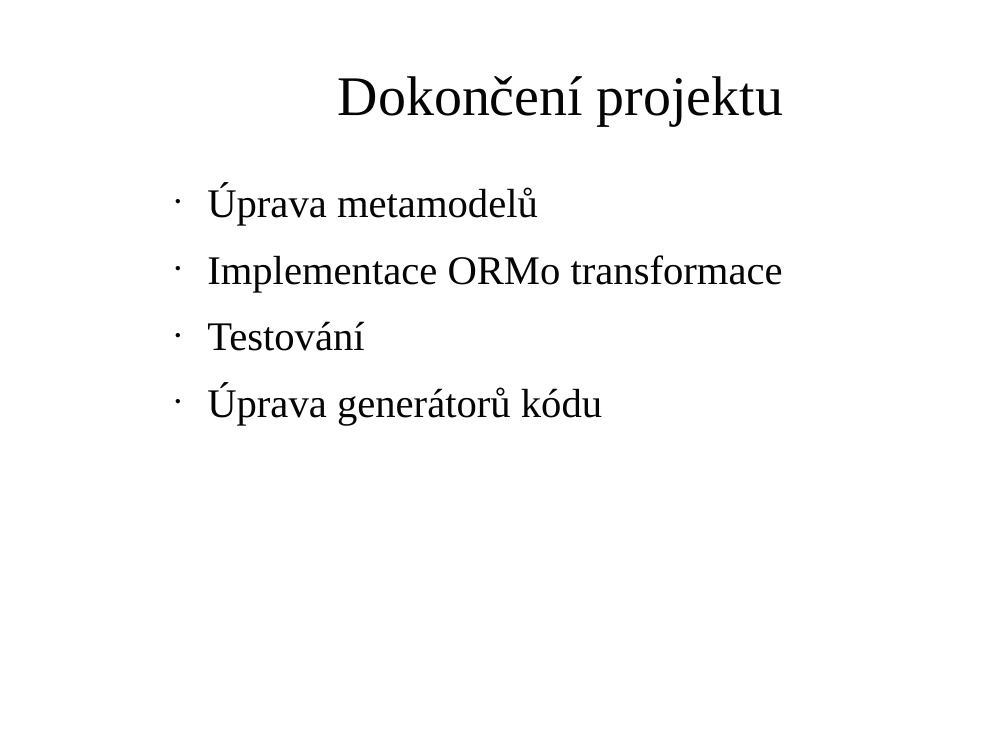
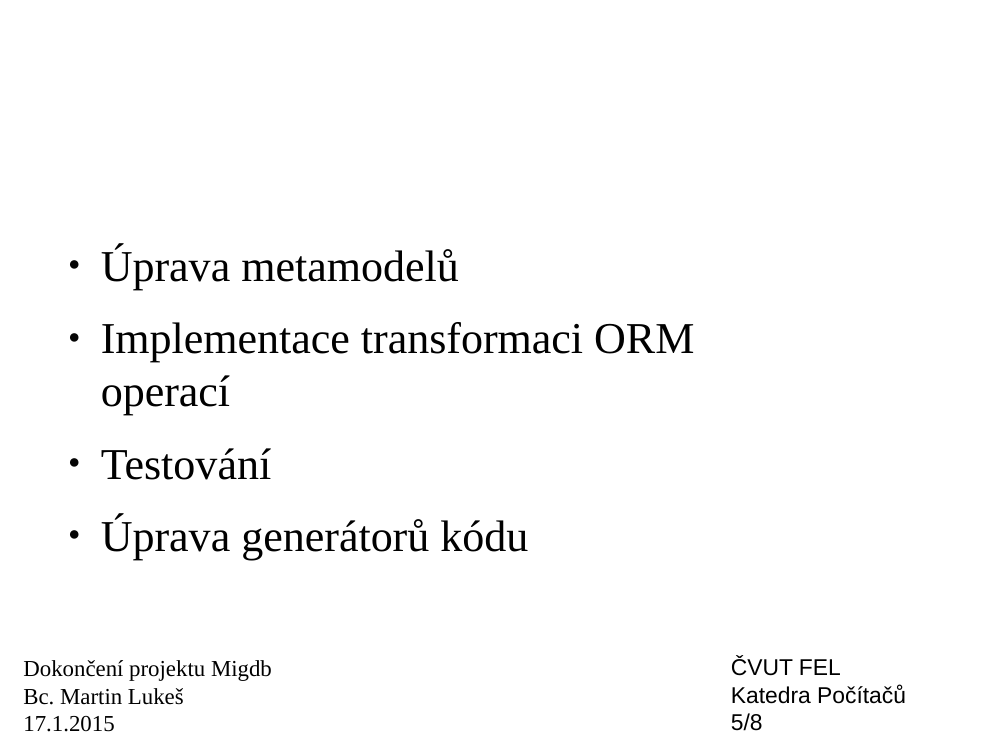
Before and after one commit to wox2/migrace_databaze, a slide deck: slide 5 of diplomka/prezentace.odp. Drawn at 1008x756 pixels with LibreOffice and Linux fonts; fonts in the diff are those of the drawing; background and template pictures are left out. Boxes give left, top, right and bottom in pixels: in the first picture for what was removed or moved away, otherwise in the second. Text is boxed around its words. In the diff, an @@ line names an element or a change of style, - is before the commit and + after.

```diff
--- a/diplomka/prezentace.odp
+++ b/diplomka/prezentace.odp
@@ text "Úprava metamodelů": place and size @@
-text "Úprava metamodelů" at [207, 185, 783, 425]
+text "Úprava metamodelů" at [101, 246, 694, 560]
@@ text at [101, 246, 528, 560]: size 32 to 34.7 pt, text colour #050505 to #000000 in "Úprava metamodelů", "Testování", "Úprava generátorů kódu"; more space between paragraphs @@
@@ text at [101, 322, 694, 416]: text changed; size 32 to 34.7 pt; text colour #050505 to #000000 @@
-● Implementace ORMo transformace
+● Implementace transformaci ORM operací
@@ text added at [731, 657, 906, 731], 18 pt, text #000000 @@
+ČVUT FEL
+Katedra Počítačů
+5/8
@@ text at [23, 660, 205, 681]: text changed; size 44 to 47.6 pt; text colour #050505 to #FFFFFF @@
-Dokončení projektu
+Dokončení projektu - úkoly
@@ text added at [23, 660, 272, 732], 18 pt, text #000000 @@
+Dokončení projektu Migdb
+Bc. Martin Lukeš
+17.1.2015
```
Also in this commit, not shown: 4 other slides changed, 3 slides added, 3 slides removed, 4 other files.
